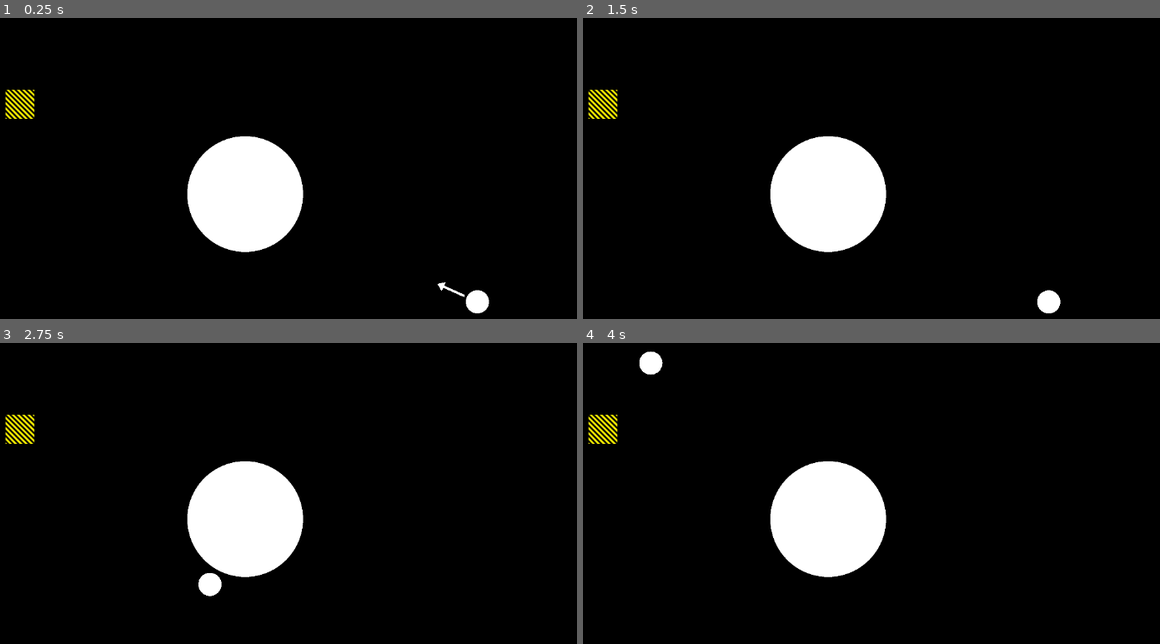
Above: before the commit, frames 1-4 (two rows, left to right).
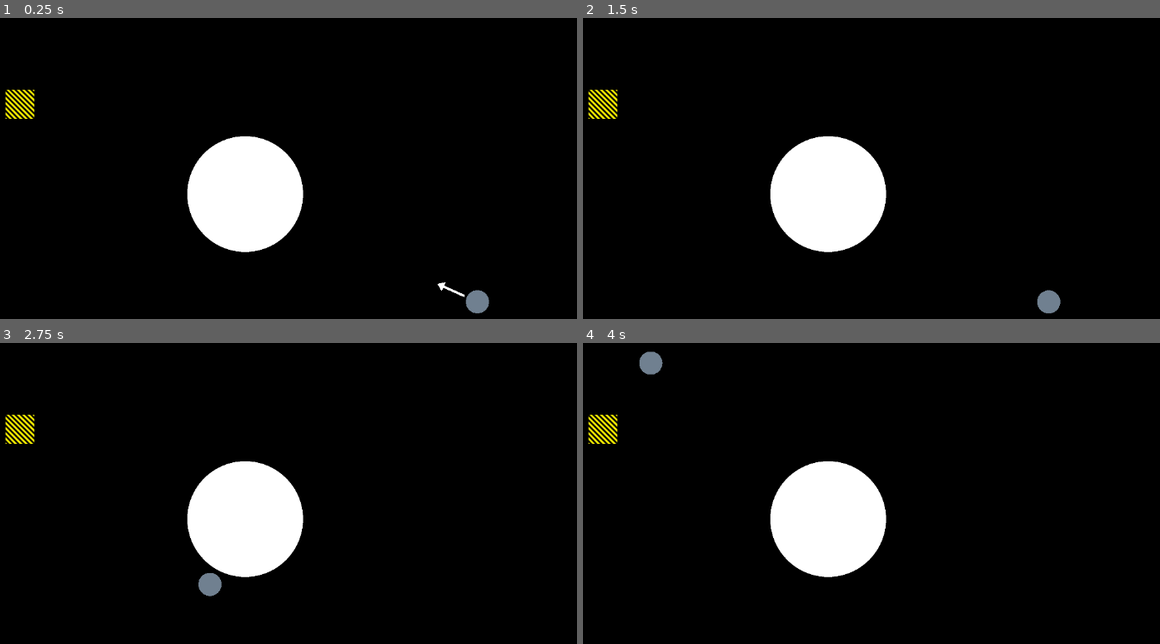
Above: after the commit, the same moments.

Repository: davidscholberg/world_lines
Game: Godot game, scene res://scenes/utility/main.tscn
The game is run twice, just before and just after one commit, with the same random seed, the same clock (stepped at 60 frames per second) and the same inputs.
Inputs (mouse positions are in pixels of both pictures, inside the frame that each line leads up to):
- Up to frame 1 (0.25 s): no input
- Up to frame 2 (1.5 s): tap Enter at 0.5 s; move the mouse to (975, 177) at 0.52 s; click (975, 177) at 0.67 s; move the mouse to (692, 216) at 1.27 s; click (692, 216) at 1.42 s
- Up to frame 3 (2.75 s): move the mouse to (311, 439) at 2.02 s; click (311, 439) at 2.17 s
- Up to frame 4 (4 s): move the mouse to (790, 595) at 2.77 s; click (790, 595) at 2.92 s; move the mouse to (1027, 577) at 3.52 s; click (1027, 577) at 3.67 s

The runs differ from the first frame. In frame 1, 0.3% of the frame differs, in the area x 80-85%, y 90-99%; in frame 2, 0.3%; in frame 3, 0.2%; in frame 4, 0.3%.

Commit message:
changed player texture

Diff:
--- a/scenes/objects/player.gd
+++ b/scenes/objects/player.gd
@@ -12,13 +12,7 @@
 const initial_velocity_min: float = 100.0
 const initial_velocity_max: float = 300.0
 
-@export var radius: float = 20.0:
-	get:
-		return radius
-	set(new_radius):
-		radius = new_radius
-		_set_sprite_radius()
-
+var radius: float = 20.0
 var gravity_factor: float = 1000.0
 var initial_velocity_factor: float
 var in_motion: bool = false
@@ -28,9 +22,6 @@
 var direction_to_destination_center: Vector2
 var initial_destination_reached_position: Vector2
 var completed_level: bool = false
-
-func _set_sprite_radius() -> void:
-	$CircleSprite.radius = radius
 
 func _setup_collision_shape() -> void:
 	var circle_shape: CircleShape2D = CircleShape2D.new()
@@ -104,7 +95,6 @@
 	return mouse_position
 
 func _ready():
-	_set_sprite_radius()
 	if Engine.is_editor_hint():
 		return
 	_setup_collision_shape()
@@ -148,3 +138,6 @@
 		var distance_squared: float = global_position.distance_squared_to(attractor.global_position)
 		velocity += direction * ((attractor.radius ** 2) / distance_squared) * gravity_factor * delta
 	move_and_slide()
+
+func _draw():
+	draw_circle(Vector2(), radius, Color.SLATE_GRAY)
--- a/scenes/objects/player.tscn
+++ b/scenes/objects/player.tscn
@@ -1,7 +1,6 @@
-[gd_scene load_steps=4 format=3 uid="uid://2qhvucs3fncu"]
+[gd_scene load_steps=3 format=3 uid="uid://2qhvucs3fncu"]
 
 [ext_resource type="Script" path="res://scenes/objects/player.gd" id="1_p1c6w"]
-[ext_resource type="PackedScene" uid="uid://cehbrulhlagkq" path="res://scenes/objects/circle_sprite.tscn" id="2_ojk0j"]
 [ext_resource type="Texture2D" uid="uid://blatu1jhtjuq8" path="res://assets/arrow.png" id="3_x0gow"]
 
 [node name="Player" type="CharacterBody2D"]
@@ -9,9 +8,6 @@
 script = ExtResource("1_p1c6w")
 metadata/_edit_group_ = true
 
-[node name="CircleSprite" parent="." instance=ExtResource("2_ojk0j")]
-scale = Vector2(0.0390625, 0.0390625)
-
 [node name="ArrowSprite" type="Sprite2D" parent="."]
 position = Vector2(-0.2, -50)
 scale = Vector2(0.05, 0.05)
